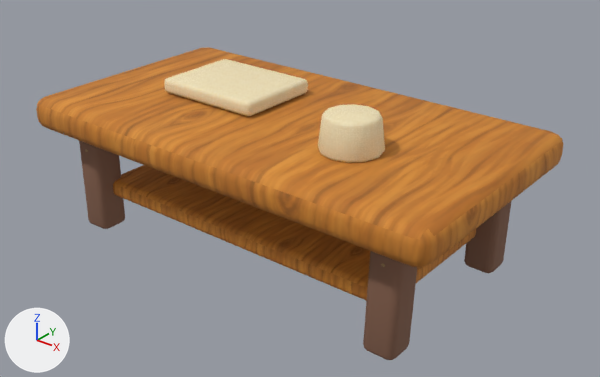
The glTF model public/models/furniture/coffee-table.glb, before and after one commit.
Both versions are drawn from a camera (50 mm lens) standing at (1.14, -1.372, 1.013) and looking at (0.04, 0.002, 0.161). The axes (+X, +Y, +Z) are drawn at lower left. The lights are the same throughout. The older version comes first. Vertices at exactly the same position are counted once.

Before the edit, the objects in view are built like this:
```python
mat_wood_honey_textured = principled_material('wood-honey-textured')
mat_wood_honey_textured.texture = img_handpainted_honey_oak
mat_wood_honey_textured.roughness = 0.82
me_cube_044 = bpy.data.meshes.new('Cube.044')
me_cube_044.from_pydata(...)  # 792 vertices, 1536 faces; spans x -0.55..0.55, y -0.3..0.3, z 0.0..0.42
# faces by material slot: [376, 752, 188, 140, 80]
me_cube_044.materials.append(mat_wood_honey_textured)  # picture img_handpainted_honey_oak
me_cube_044.materials.append(mat_wood_dark)  # brown #86614d
me_cube_044.materials.append(mat_dusty_rose)  # picture img_handpainted_cream_linen
me_cube_044.materials.append(mat_linen_textured)  # picture img_handpainted_cream_linen
me_cube_044.materials.append(mat_joinery_aged_brass)  # brown #ac9365
ob_coffee_table = bpy.data.objects.new('coffee-table', me_cube_044)
ob_coffee_table.location = (0.0, 0.0, 0.0)
```
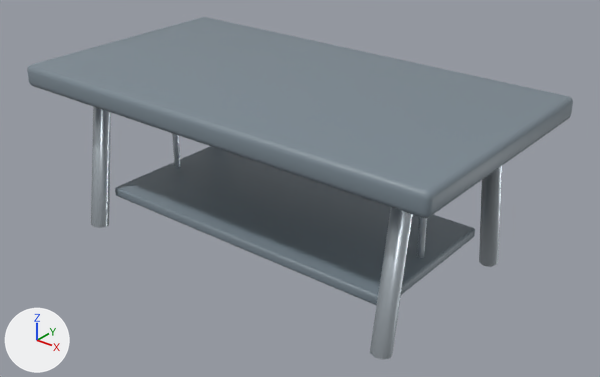
Boxes [x1, y1, x2, y2] around the edits, measured in the pictures (600 x 377 px):
'coffee-table', surface changed, reshaped (10% taller): before [36, 47, 563, 360]; after [27, 17, 573, 360]
part 1 of me_cube_044, rebuilt: before [113, 165, 476, 301]; after [115, 146, 475, 305]
part 2 of me_cube_044, added: after [27, 17, 573, 218]
part 3 of me_cube_044, added: after [91, 107, 111, 228]
part 4 of me_cube_044, added: after [370, 166, 502, 360]
part 5 of me_cube_044, added (mostly hidden): after [172, 133, 181, 168]
part 6 of me_cube_044, added: after [417, 217, 427, 258]
part 7 of me_cube_044, deleted: before [79, 59, 512, 360]
part 8 of me_cube_044, deleted (orange): before [36, 47, 563, 268]

The change, as a diff of the scene's bpy script:
```diff
--- a/public/models/furniture/coffee-table.glb.py
+++ b/public/models/furniture/coffee-table.glb.py
@@ mat_wood_honey_textured @@
 mat_wood_honey_textured = principled_material('wood-honey-textured')
-mat_wood_honey_textured.texture = img_handpainted_honey_oak
-mat_wood_honey_textured.roughness = 0.82
+mat_wood_honey_textured.base_color = (0.2, 0.25, 0.29)  # grey #7c8993
+mat_wood_honey_textured.roughness = 0.47
@@ me_cube_044 @@
-me_cube_044.from_pydata(...)  # 792 vertices, 1536 faces; spans x -0.55..0.55, y -0.3..0.3, z 0.0..0.42
+me_cube_044.from_pydata(...)  # 384 vertices, 692 faces; spans x -0.55..0.55, y -0.3..0.3, z 0.0..0.42
+# me_cube_044 part 1: the loose piece of 96 vertices spanning x -0.418..0.418, y -0.204..0.204, z 0.083..0.128 is rebuilt with 96 vertices and now spans x -0.407..0.407, y -0.189..0.189, z 0.076..0.102
+# me_cube_044 part 2: a new loose piece of 96 vertices spanning x -0.55..0.55, y -0.3..0.3, z 0.367..0.42, in mat_variant_surface (grey #7c8993)
+# me_cube_044 part 3: a new loose piece of 32 vertices spanning x -0.452..-0.406, y -0.251..0.251, z 0.0..0.375, in mat_modern_brushed_aluminum (light grey #c2cbd3)
+# me_cube_044 part 4: a new loose piece of 32 vertices spanning x 0.406..0.452, y -0.251..0.251, z 0.0..0.375, in mat_modern_brushed_aluminum (light grey #c2cbd3)
+# me_cube_044 part 5: a new loose piece of 16 vertices spanning x -0.382..-0.366, y -0.008..0.008, z 0.089..0.372, in mat_modern_brushed_aluminum (light grey #c2cbd3)
+# me_cube_044 part 6: a new loose piece of 16 vertices spanning x 0.366..0.382, y -0.008..0.008, z 0.089..0.372, in mat_modern_brushed_aluminum (light grey #c2cbd3)
+# me_cube_044 part 7: 9 loose pieces with 504 vertices, spanning x -0.469..0.469, y -0.244..0.244, z 0.0..0.42, are deleted
+# me_cube_044 part 8
+# 192 vertices are removed from x -0.55..0.55, y -0.3..0.3, z 0.0..0.339
+# 376 faces are deleted
+# other edits to the shape of me_cube_044 do not show in these pictures
 me_cube_044.materials.append(mat_wood_honey_textured)
-me_cube_044.materials.append(mat_wood_dark)  # brown #86614d
-me_cube_044.materials.append(mat_dusty_rose)  # picture img_handpainted_cream_linen
-me_cube_044.materials.append(mat_linen_textured)  # picture img_handpainted_cream_linen
-me_cube_044.materials.append(mat_joinery_aged_brass)  # brown #ac9365
+me_cube_044.materials.append(mat_variant_surface)  # grey #7c8993
+me_cube_044.materials.append(mat_modern_brushed_aluminum)  # light grey #c2cbd3
```
